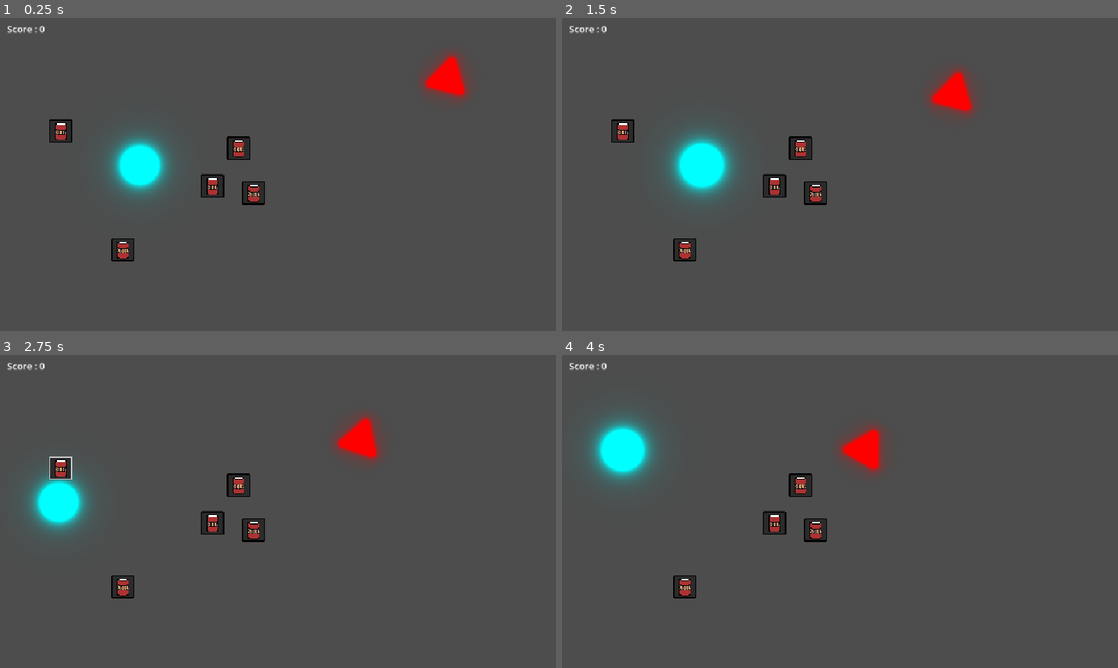
Above: before the commit, frames 1-4 (two rows, left to right).
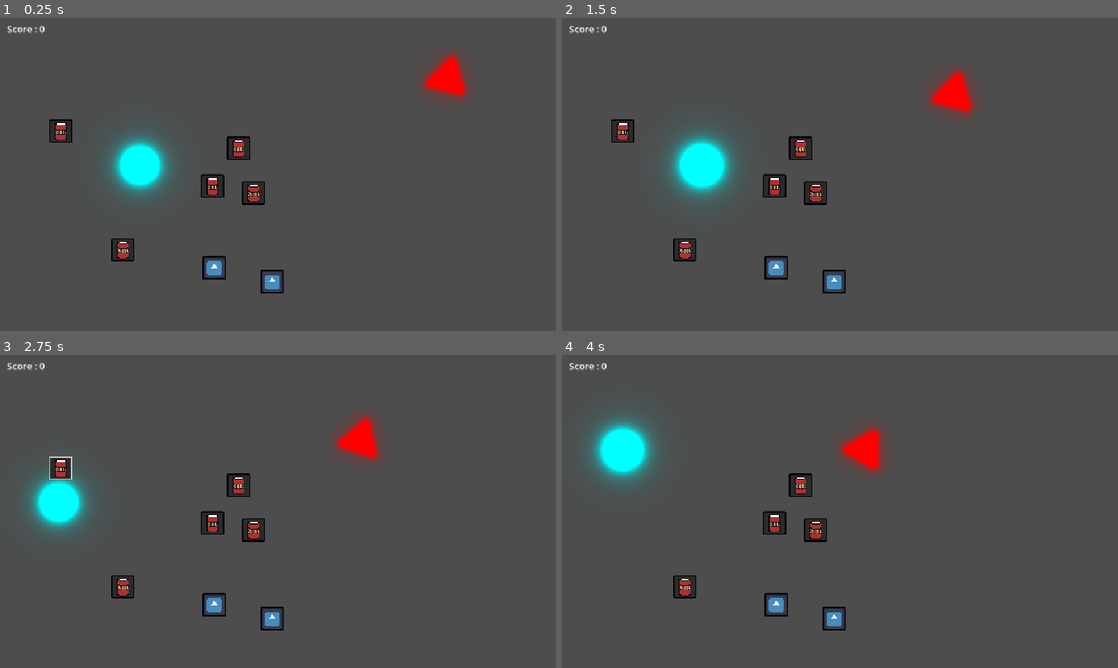
Above: after the commit, the same moments.

Repository: loco-choco/quantux-ui-experiment
Game: Godot game, scene res://main.tscn
The game is run twice, just before and just after one commit, with the same random seed, the same clock (stepped at 60 frames per second) and the same inputs. The engine's default icon, where the game draws it, is replaced by a stand-in: a white triangle on a blue panel in a dark square.
Inputs (mouse positions are in pixels of both pictures, inside the frame that each line leads up to):
- Up to frame 1 (0.25 s): no input
- Up to frame 2 (1.5 s): move the mouse to (962, 158) at 0.52 s; tap E (pickup_item) at 0.6, 1.35 s; click (962, 158) at 0.67 s; move the mouse to (728, 190) at 1.27 s; click (728, 190) at 1.42 s
- Up to frame 3 (2.75 s): move the mouse to (333, 442) at 2.02 s; hold Left (player_move_x_neg) from 2.03 s (still down); click (333, 442) at 2.17 s; tap E (pickup_item) at 2.3 s
- Up to frame 4 (4 s): move the mouse to (812, 574) at 2.77 s; release Left (player_move_x_neg) at 2.78 s; tap Right (player_move_x_pos) at 2.85 s; click (812, 574) at 2.92 s; tap E (pickup_item) at 3.05, 3.8 s; move the mouse to (1006, 558) at 3.52 s; hold Up (player_move_y_neg) from 3.53 s (still down); click (1006, 558) at 3.67 s

The runs differ from the first frame. In frame 1, 0.4% of the frame differs, in the area x 36-51%, y 76-88%; in frame 2, 0.4%; in frame 3, 0.4%; in frame 4, 0.4%.

Commit message:
added list of grabbable items to player

Diff:
--- a/gameplay/player.gd
+++ b/gameplay/player.gd
@@ -5,7 +5,7 @@
 @export var speed = 200
 
 @onready var inventory : Inventory = $%Inventory
-var selected_ground_item : Item = null
+var grabbable_items: Array[Item] = []
 
 # Called when the node enters the scene tree for the first time.
 func _ready() -> void:
@@ -25,8 +25,10 @@
 	global_position += velocity.normalized() * delta * speed;
 
 	if Input.is_action_just_pressed("pickup_item"):
-		if selected_ground_item:
-			item_collected.emit(selected_ground_item)
+		if grabbable_items.size() > 0:
+			var item : Item = grabbable_items.pop_back()
+			item.diselect()
+			item_collected.emit(item)
 
 	# TODO : uncomment this once we have sprites instead of shapes
 	#if velocity != Vector2.ZERO:
@@ -37,19 +39,24 @@
 func _on_area_entered(area: Area2D) -> void:
 	var item : Item = area as Item
 	if item:
-		if selected_ground_item:
-			selected_ground_item.diselect()
-		selected_ground_item = item
-		selected_ground_item.select()
+		if grabbable_items.size() > 0:
+			grabbable_items[-1].diselect()
+		grabbable_items.push_back(item)
+		item.select()
 
 func _on_area_exited(area: Area2D) -> void:
 	var item : Item = area as Item
 	if item:
-		if selected_ground_item == item:
-			selected_ground_item = null
+		grabbable_items.erase(item)
 		item.diselect()
+		if grabbable_items.size() > 0:
+			grabbable_items[-1].select()
 
 
 func _on_inventory_item_dropped(item: Item) -> void:
 	item.global_position = global_position
 	get_parent().add_child(item)
+	grabbable_items.push_front(item)
+	grabbable_items[-1].select()
+	#TODO FIGUREOUT WAIT TO CLEANLY ADD THE DROPPED ITEM TO THE
+	# NEARBY ITEM LIST
--- a/inventories/grid/inventory.gd
+++ b/inventories/grid/inventory.gd
@@ -42,6 +42,7 @@
 	if !success:
 		print("Item doesn't fit!")
 		inventory_item.queue_free()
+		item_dropped.emit(item)
 	else:
 		item.queue_free()
 	return success
--- a/main.tscn
+++ b/main.tscn
@@ -7,7 +7,16 @@
 [ext_resource type="PackedScene" uid="uid://btu4ox8a5nhsk" path="res://inventories/grid/inventory.tscn" id="4_lquwl"]
 [ext_resource type="Resource" uid="uid://bn4doka08j5ua" path="res://items/soup_item.tres" id="6_5vw27"]
 [ext_resource type="PackedScene" uid="uid://bnq00287k1il2" path="res://gameplay/enemy.tscn" id="6_7mycd"]
+[ext_resource type="Script" uid="uid://dnhj6mns60i8v" path="res://items/item_data.gd" id="7_4c57u"]
 [ext_resource type="PackedScene" uid="uid://c45awuou43skt" path="res://gameplay/bullet.tscn" id="8_5vw27"]
+[ext_resource type="Texture2D" uid="uid://bidf8wxw1wkkp" path="res://icon.svg" id="8_efxa6"]
+
+[sub_resource type="Resource" id="Resource_dg77c"]
+script = ExtResource("7_4c57u")
+name = "GODOT"
+texture = ExtResource("8_efxa6")
+dimensions = Vector2i(3, 2)
+metadata/_custom_type_script = "uid://dnhj6mns60i8v"
 
 [node name="Main" type="Node2D"]
 script = ExtResource("1_272bh")
@@ -41,9 +50,17 @@
 position = Vector2(412, 225)
 item_data = ExtResource("6_5vw27")
 
+[node name="Item6" parent="." instance=ExtResource("2_0xm2m")]
+position = Vector2(470, 455)
+item_data = SubResource("Resource_dg77c")
+
 [node name="Item3" parent="." instance=ExtResource("2_0xm2m")]
 position = Vector2(212, 400)
 item_data = ExtResource("6_5vw27")
+
+[node name="Item7" parent="." instance=ExtResource("2_0xm2m")]
+position = Vector2(370, 431)
+item_data = SubResource("Resource_dg77c")
 
 [node name="Item4" parent="." instance=ExtResource("2_0xm2m")]
 position = Vector2(438, 302)
Not shown: 1 places in main.tscn that only renumber resources
